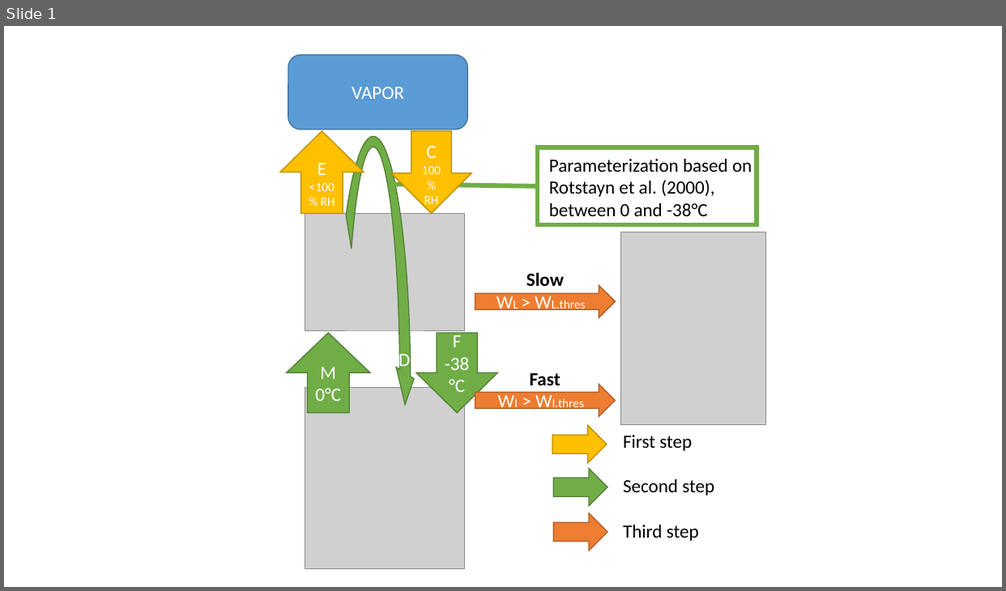
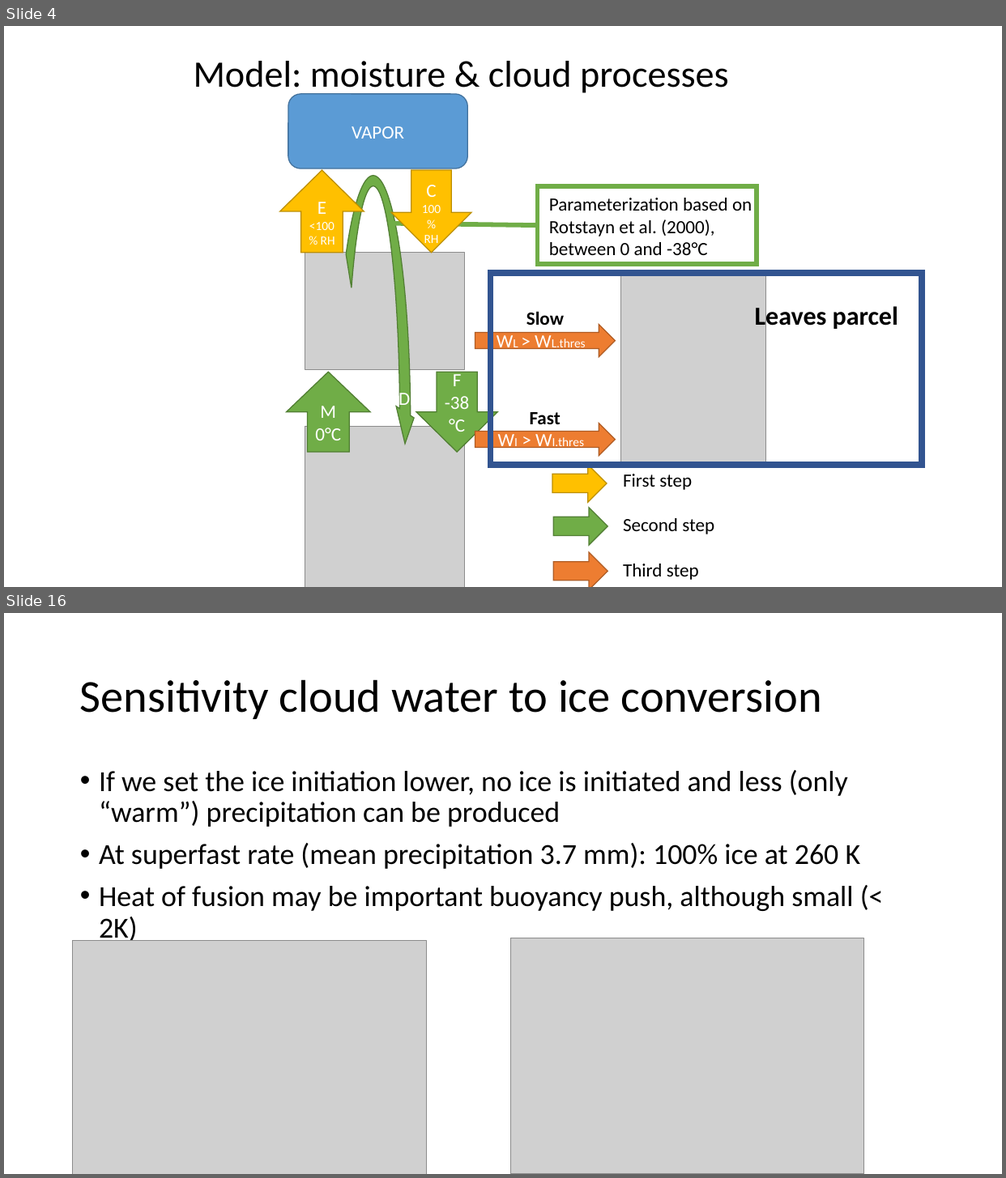
Before and after one commit to meteoNL/CloudParcelModel_SOACproject, a slide deck: model_representation.pptx. Shown one above the other, each under a label of ours: slide 1 before the commit, slides 4 and 16 after it; the slides between them are not shown. The pictures are 1006x591 and 1006x1178 pixels, drawn with LibreOffice and Linux fonts; fonts in the diff are those of the drawing; grey boxes stand for pictures. Boxes give left, top, right and bottom in pixels: in the first picture for what was removed or moved away, otherwise in the second. Text is boxed around its words. In the diff, an @@ line names an element or a change of style, - is before the commit and + after.

Commit message:
Cloud: parcel? Model? presentation version 1

```diff
--- a/model_representation.pptx
+++ b/model_representation.pptx
@@ slide 16 added at (4,613,1002,1174), background #FFFFFF @@
@@ title added at (80,679,822,719), 44 pt, text #000000 @@
+Sensitivity cloud water to ice conversion
@@ text added at (99,770,861,945), 28 pt, text #000000 @@
+• If we set the ice initiation lower, no ice is initiated and less (only “warm”) precipitation can be produced
+• At superfast rate (mean precipitation 3.7 mm): 100% ice at 260 K
+• Heat of fusion may be important buoyancy push, although small (< 2K)
@@ picture added at (73,941,426,1174) @@
@@ picture added at (511,939,864,1174) @@
@@ what was slide 1 is now slide 4 @@
@@ slide 4 changed as well @@
@@ text added at (194,61,729,96), 36 pt, text #000000 @@
+Model: moisture & cloud processes
@@ 5 texts, 5 right arrows, 3 pictures, 2 up arrows, 2 down arrows, 1 rounded rectangle, 1 circular arrow, 1 rectangle, 1 line: place and size @@
-5 texts, 5 right arrows, 3 pictures, 2 up arrows, 2 down arrows, 1 rounded rectangle, 1 circular arrow, 1 rectangle, 1 line at (280,55,765,587)
+5 texts, 5 right arrows, 3 pictures, 2 up arrows, 2 down arrows, 1 rounded rectangle, 1 circular arrow, 1 rectangle, 1 line at (280,94,765,587)
@@ rectangle added at (491,273,923,465), outline #325491 6 pt @@
@@ text added at (755,303,898,331), 25 pt, text #000000, bold @@
+Leaves parcel
```
Also in this commit, not shown: 1 other slide changed, 18 other slides added.
